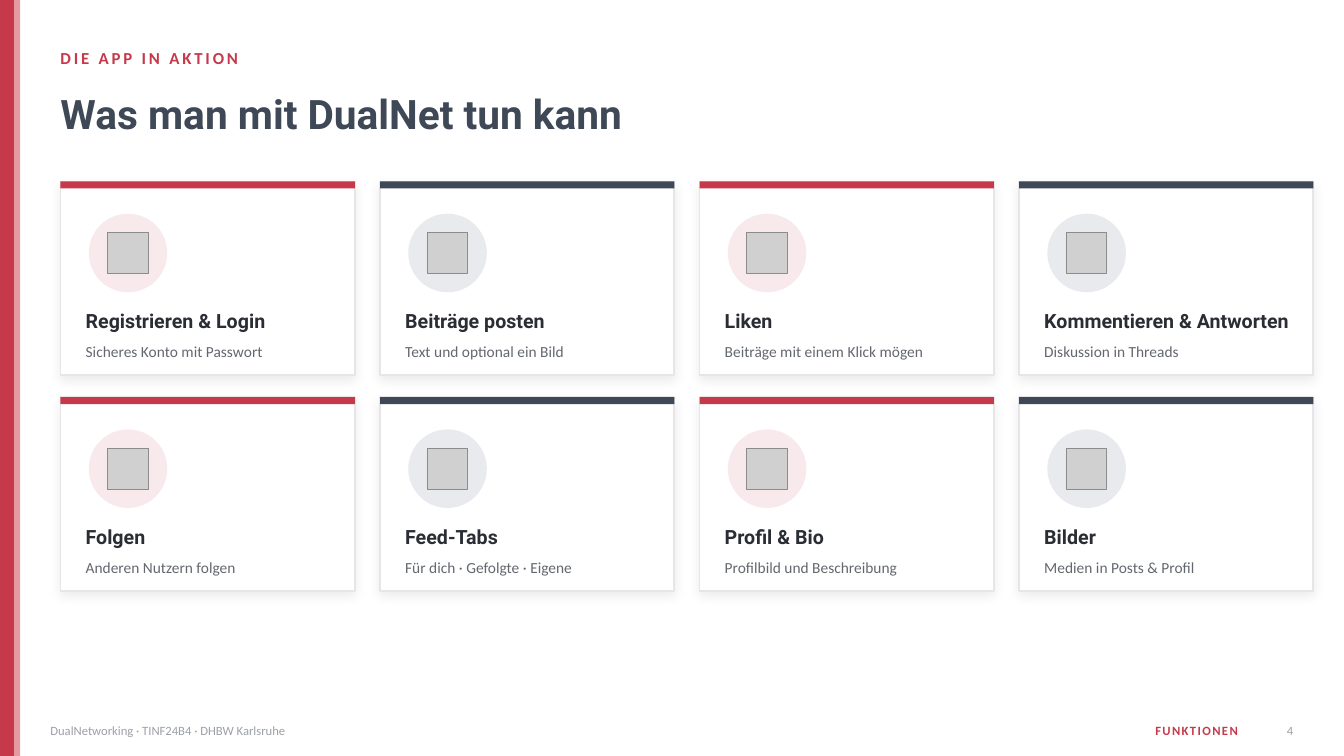
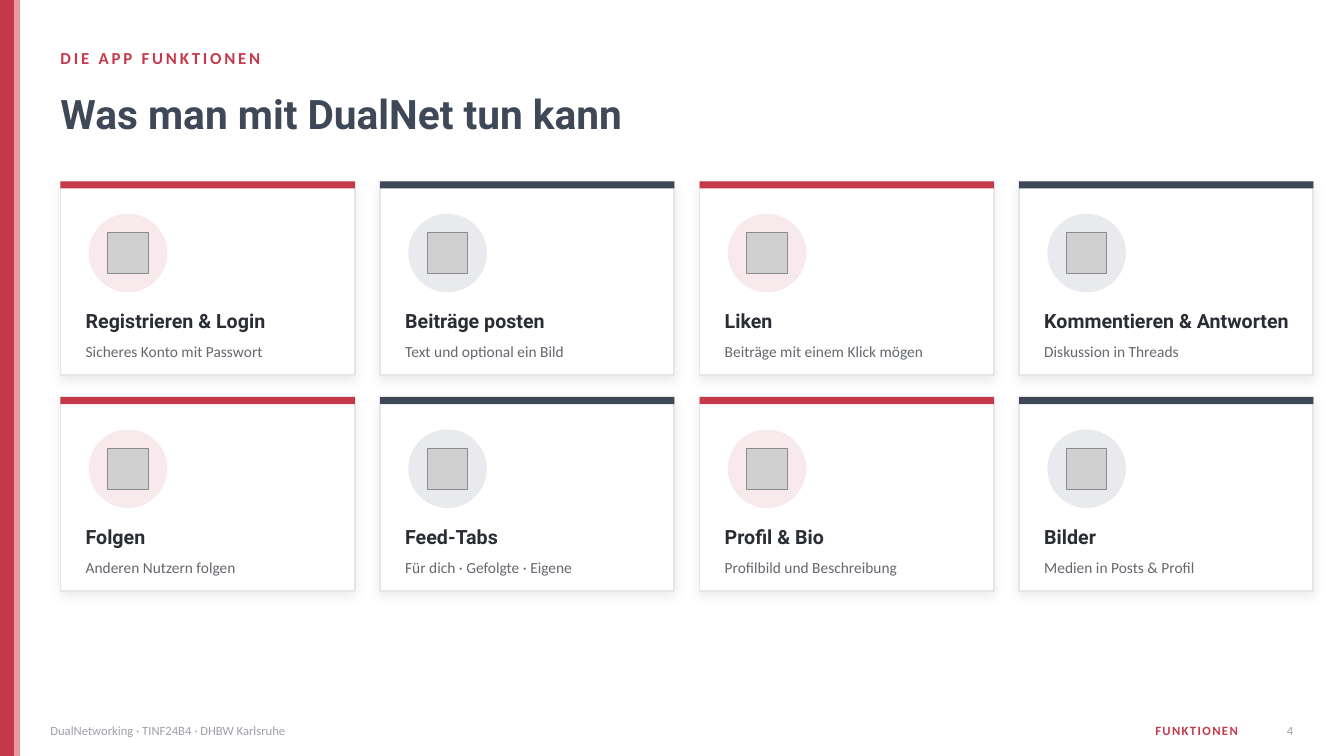
Before and after one commit to DualNetworking/DualNetworking, a slide deck: slide 4 of docs/Abschlusspräsentation/DualNet-Abschlusspraesentation-v2.pptx. Drawn at 1344x756 pixels with LibreOffice and Linux fonts; fonts in the diff are those of the drawing; grey boxes stand for pictures. Boxes give left, top, right and bottom in pixels: in the first picture for what was removed or moved away, otherwise in the second. Text is boxed around its words. In the diff, an @@ line names an element or a change of style, - is before the commit and + after.

```diff
--- a/docs/Abschlusspräsentation/DualNet-Abschlusspraesentation-v2.pptx
+++ b/docs/Abschlusspräsentation/DualNet-Abschlusspraesentation-v2.pptx
@@ text at (x1=60, y1=53, x2=261, y2=64): text changed @@
-DIE APP IN AKTION
+DIE APP FUNKTIONEN
```
Also in this commit, not shown: 6 other slides changed, 2 other files.
